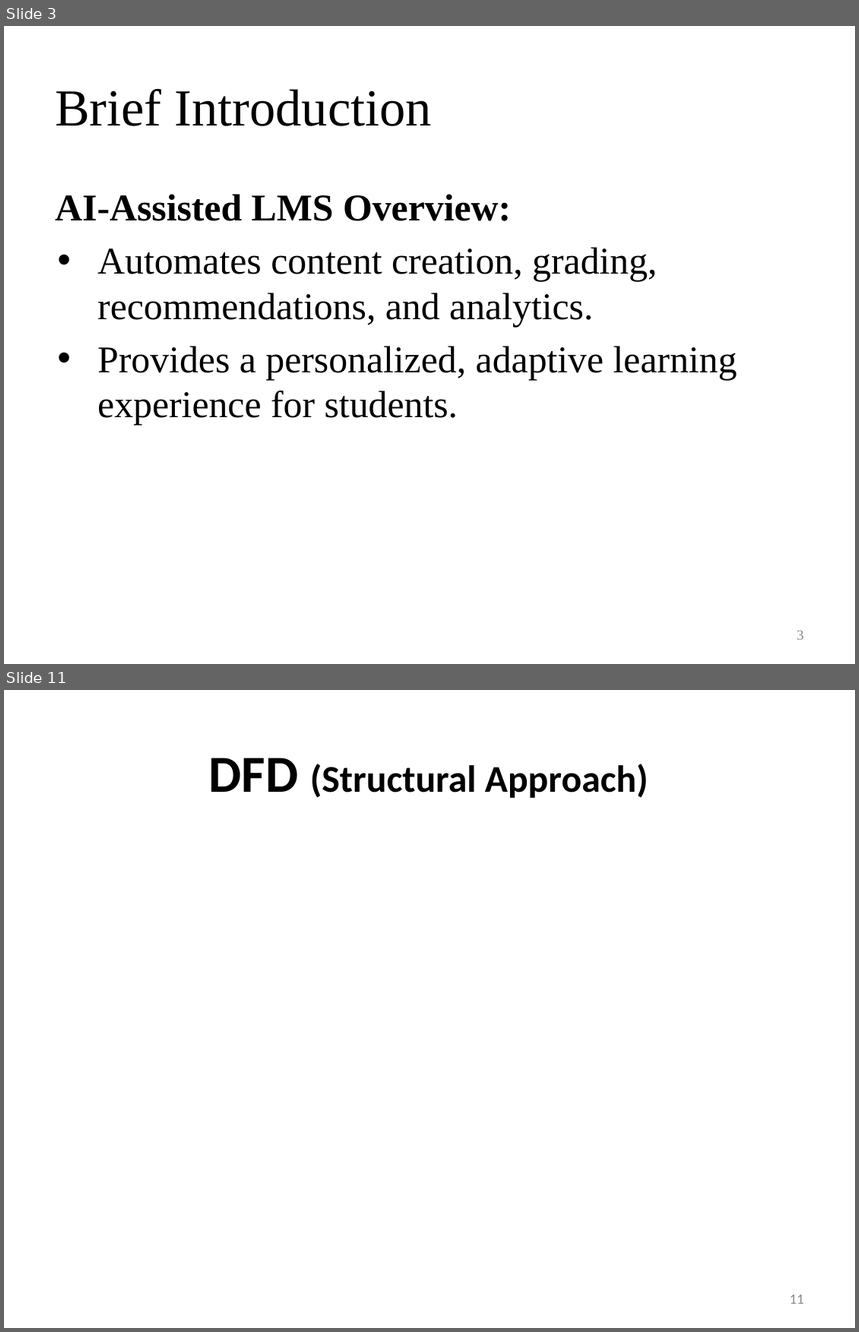
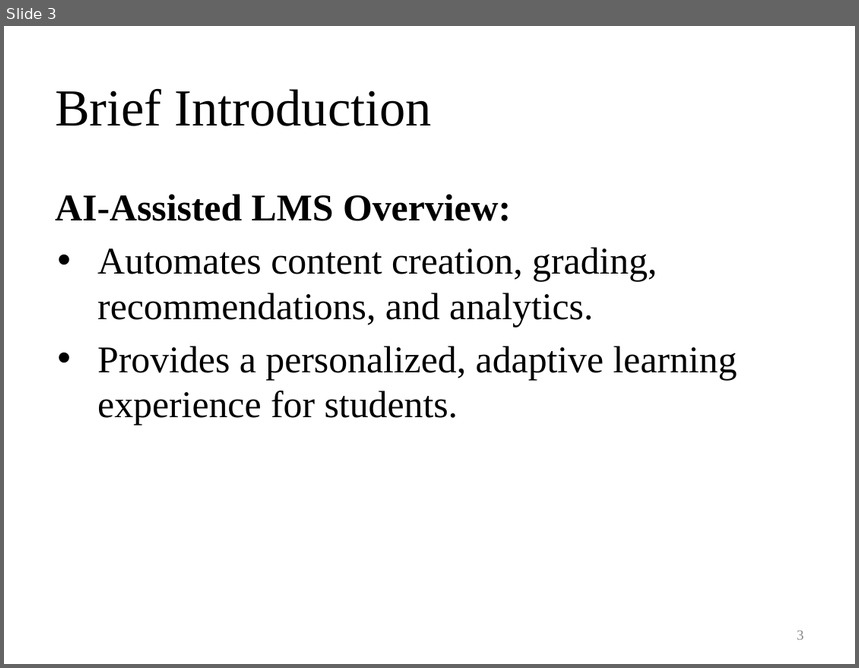
Before and after one commit to laibabintatahir/FYP-DOCS, a slide deck: LMS_60%.pptx. Shown one above the other, each under a label of ours: slides 3 and 11 before the commit, slide 3 after it; the slides between them are not shown. The pictures are 859x1332 and 859x668 pixels, drawn with LibreOffice and Linux fonts; fonts in the diff are those of the drawing. Boxes give left, top, right and bottom in pixels: in the first picture for what was removed or moved away, otherwise in the second. Text is boxed around its words. In the diff, an @@ line names an element or a change of style, - is before the commit and + after.

```diff
--- a/LMS_60%.pptx
+++ b/LMS_60%.pptx
@@ slide 11 removed at bbox=[4, 690, 855, 1328], background #FFFFFF @@
@@ title removed at bbox=[209, 758, 648, 798] @@
-DFD (Structural Approach)
@@ page number removed at bbox=[790, 1295, 804, 1304] @@
-11
```
Also in this commit, not shown: 14 slides changed, 2 slides added, 18 other files.
